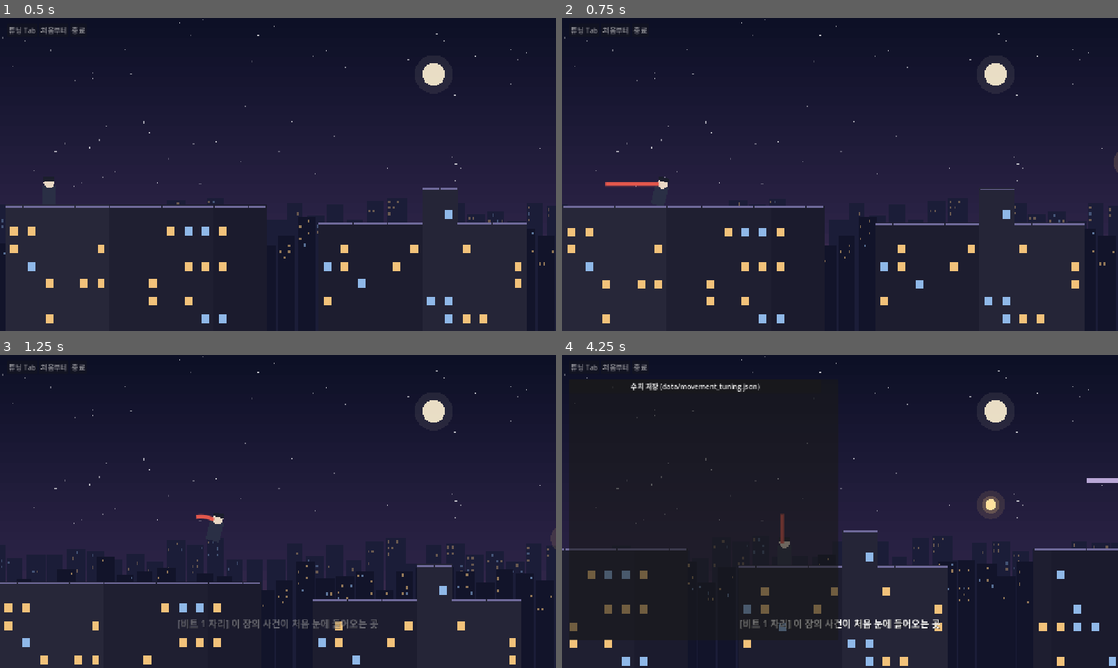
Above: before the commit, frames 1-4 (two rows, left to right).
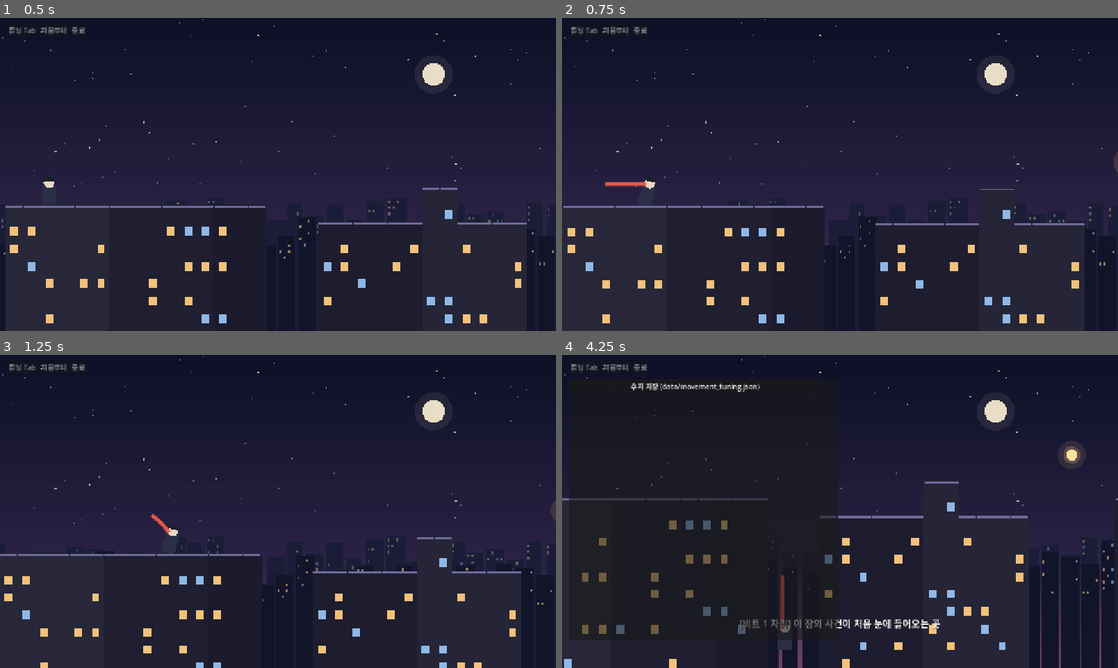
Above: after the commit, the same moments.

Repository: noru358/citynight
Game: Godot game, scene res://world/stage.tscn
Two runs of this game, one before a commit and one after it. Both use one fixed random seed, a clock stepped at 60 frames per second and the inputs below.
Inputs:
- Up to frame 1 (0.5 s): no input
- Up to frame 2 (0.75 s): tap Enter at 0.5 s; hold D (right) from 0.53 s (still down); tap Shift (dash) at 0.6 s
- Up to frame 3 (1.25 s): keep holding D (right); tap Space (jump) at 0.77, 0.8, 1.07 s
- Up to frame 4 (4.25 s): tap Space (jump) at 1.35, 1.52, 1.82, 2.3, 3.02, 3.32, 3.77, 3.8, 4.07 s; tap Shift (dash) at 1.55, 2.85 s; release D (right) at 2.03 s; hold A (left) 2.03-2.78 s; tap K (bash) at 2.1 s; hold D (right) from 2.78 s (still down); tap Tab at 3.6 s

Frame 1 is identical in both runs. In frame 2, less than 0.1% of the frame differs, in the area x 14-19%, y 51-55%; in frame 3, 4.4%; in frame 4, 5.4%, in the area x 0-100%, y 27-100%.

Commit message:
가변 점프, 공중 대시 1회, 대시 조금 느리게
사용자 결정(가변점프+대시1회): 맵에 비해 이동이 과함.
jump_release_keep 0.5 새 키(상승 중 떼면 절반, 탭 0.94칸), air_dash_count 1,
dash_duration 0.24(거리 그대로), dash_end_keep 0.4. 검사 봇은 점프를 끝까지 누름.

Co-Authored-By: Claude Opus 5.5 (1M context) <noreply@anthropic.com>
Claude-Session: https://claude.ai/code/session_01RRL2faic1xGNoGrvBiAzoQ

Diff:
--- a/data/movement_schema.json
+++ b/data/movement_schema.json
@@ -83,6 +83,11 @@
     "min": 43.0,
     "max": 1290,
     "step": 4.3
+  },
+  "jump_release_keep": {
+    "min": 0,
+    "max": 1,
+    "step": 0.05
   },
   "gravity": {
     "min": 105.0,
--- a/data/movement_tuning.json
+++ b/data/movement_tuning.json
@@ -16,6 +16,7 @@
   "player_height": 32,
   "move_speed": 143.75,
   "jump_velocity": 281.25,
+  "jump_release_keep": 0.5,
   "gravity": 750,
   "max_fall_speed": 453.125,
   "air_control_accel": 843.75,
@@ -30,9 +31,9 @@
   "camera_view_height": 360,
   "slow_speed": 0.5,
   "dash_distance": 81.25,
-  "dash_duration": 0.18,
+  "dash_duration": 0.24,
   "dash_cooldown": 0.45,
-  "air_dash_count": 2,
+  "air_dash_count": 1,
   "bash_flash_time": 0.22,
   "bash_trail_length": 62.5,
   "bash_burst_radius": 22.5,
@@ -44,7 +45,7 @@
   "wall_jump_grace": 0.1,
   "dash_input_buffer": 0.22,
   "dash_aim_grace": 0.06,
-  "dash_end_keep": 0.65,
+  "dash_end_keep": 0.4,
   "dash_end_up_keep": 0.3,
   "platform_thickness": 4
 }
--- a/player/Mover.gd
+++ b/player/Mover.gd
@@ -30,6 +30,7 @@
 var wall_grace: float = 0
 var wall_normal: Vector2 = Vector2.ZERO
 var lock_time: float = 0
+var jump_rising: bool = false # a ground jump still rising; releasing jump cuts it short
 
 var target: Node2D
 var aim: Vector2 = Vector2.UP
@@ -73,6 +74,7 @@
 	dash_pending = 0
 	jump_pending = 0
 	lock_time = 0
+	jump_rising = false
 	wall_grace = 0
 	launch_age = -1
 	coast_remaining = 0
@@ -118,6 +120,7 @@
 
 func _begin_dash(direction: Vector2) -> void:
 	state = State.DASH
+	jump_rising = false
 	dash_elapsed = 0
 	dash_time = maxf(t("dash_duration"),1.0/Engine.physics_ticks_per_second)
 	dash_speed = t("dash_distance")/dash_time
@@ -204,11 +207,18 @@
 		elif is_on_floor():
 			jump_pending = 0
 			velocity.y = -t("jump_velocity")
+			jump_rising = true
 			state = State.AIR
 			launch_age = -1
 			coast_remaining = 0
 			dash_pending = 0
 			jumped.emit()
+	# Variable jump: letting go while a ground jump still rises keeps only part of the
+	# rise, so a tap clears a low step and a held press reaches the full height.
+	if jump_rising and (velocity.y >= 0 or state == State.DASH or lock_time > 0 or launch_age >= 0): jump_rising = false
+	if jump_rising and not Controls.is_held(&"jump"):
+		velocity.y *= t("jump_release_keep")
+		jump_rising = false
 	# Each dash press owns its direction and may cut the first dash short.
 	dash_pending = maxf(0,dash_pending-delta)
 	if Controls.just(&"dash") and dash_uses < int(t("air_dash_count")):
--- a/tests/DashArcProbe.gd
+++ b/tests/DashArcProbe.gd
@@ -1,9 +1,9 @@
 # Measures the arc after air dashes, in tiles, on flat ground with no map.
-# Scenario: jump, then two air dashes in a direction. Prints apex height, how far
+# Scenarios: a tapped jump, a held jump, then a held jump with two air dashes in a direction. Prints apex height, how far
 # the hero keeps rising after the last dash ends, and the time to that apex.
 # Numbers, not feel: use it to compare tunings, then judge by hand.
 extends Node
-const SCENARIOS: Array = [["jump only",[]],["up x2",[&"up"]],["up-right x2",[&"up",&"right"]],["right x2",[&"right"]]]
+const SCENARIOS: Array = [["tap jump",[&"tap"]],["jump only",[]],["up, dash pressed twice",[&"up"]],["up-right, dash pressed twice",[&"up",&"right"]],["right, dash pressed twice",[&"right"]]]
 var tuning: Dictionary
 var tile: float
 
@@ -42,8 +42,9 @@
 		var held: Dictionary = {}
 		for key: StringName in aim: held[key] = true
 		Controls.held = held if dashes > 0 or frame >= 14 else {}
+		if not aim.has(&"tap") or frame < 2: Controls.held[&"jump"] = true
 		if frame == 0: Controls.edges[&"jump"] = true
-		if not aim.is_empty() and dashes < 2 and frame >= 15 and hero.state != Mover.State.DASH:
+		if not aim.is_empty() and not aim.has(&"tap") and dashes < 2 and frame >= 15 and hero.state != Mover.State.DASH:
 			Controls.edges[&"dash"] = true
 			dashes += 1
 		await get_tree().physics_frame
--- a/tests/RouteProbe.gd
+++ b/tests/RouteProbe.gd
@@ -49,3 +49,4 @@
 	elif is_instance_valid(target) and not hero.is_on_floor() and target.global_position.x > hero.global_position.x-8:
 		bash_hold = 4
 		Controls.held = {&"right":true,&"bash":true}
+	Controls.held[&"jump"] = true # always full-height jumps
Not shown, changed: HANDOFF.md
Not shown, changed: docs/DIRECTION.md
